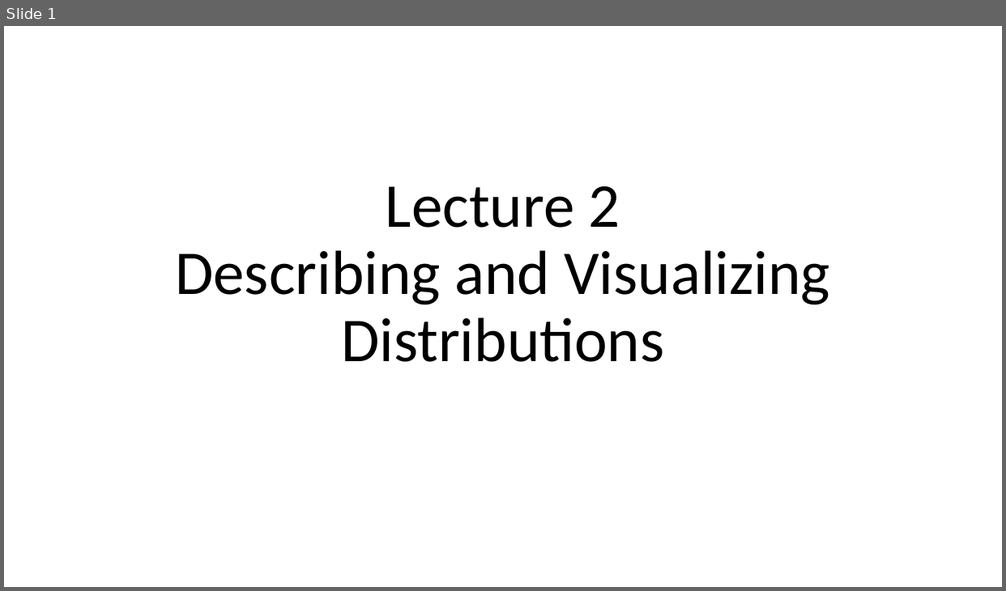
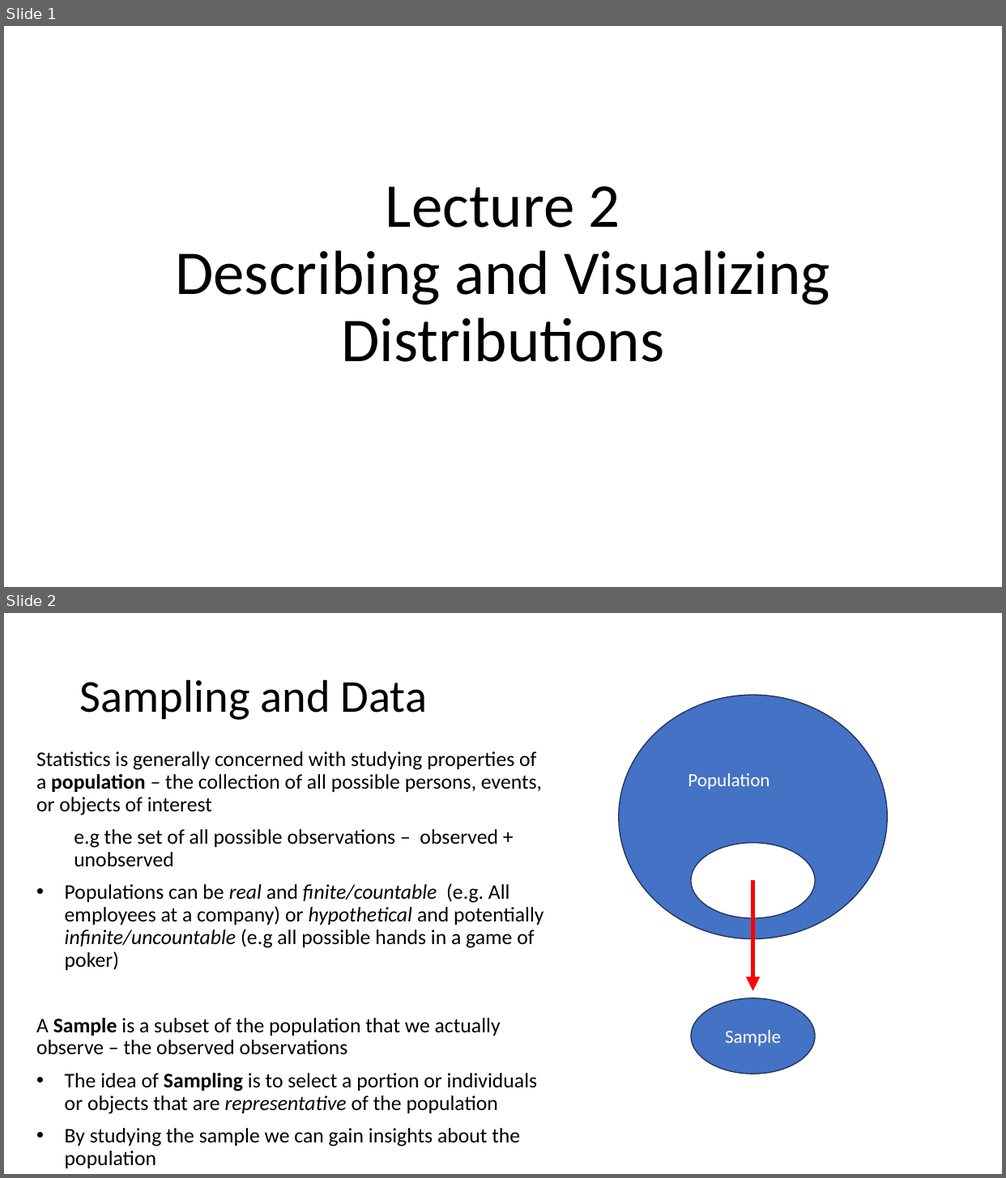
Before and after one commit to Jarred6068/UI_STAT251-03_Spring_2024, a slide deck: docs/lecture_slides/Week 1/Week1_Lecture2_Slides_1_12_2024.pptx. Shown one above the other, each under a label of ours: slide 1 before the commit, slides 1 and 2 after it. The pictures are 1006x591 and 1006x1178 pixels, drawn with LibreOffice and Linux fonts; fonts in the diff are those of the drawing. Boxes give left, top, right and bottom in pixels: in the first picture for what was removed or moved away, otherwise in the second. Text is boxed around its words. In the diff, an @@ line names an element or a change of style, - is before the commit and + after.

Commit message:
updated lecture slides to reflect material that has actually been discussed

```diff
--- a/docs/lecture_slides/Week 1/Week1_Lecture2_Slides_1_12_2024.pptx
+++ b/docs/lecture_slides/Week 1/Week1_Lecture2_Slides_1_12_2024.pptx
@@ slide 2 added at [4, 613, 1002, 1174], background #FFFFFF @@
@@ title added at [80, 679, 428, 720], 44 pt, text #000000 @@
+Sampling and Data
@@ text added at [36, 752, 543, 1169], 20 pt, text #000000 @@
+Statistics is generally concerned with studying properties of a population – the collection of all possible persons, events, or objects of interest
+  e.g the set of all possible observations – observed + unobserved
+• Populations can be real and finite/countable (e.g. All employees at a company) or hypothetical and potentially infinite/uncountable (e.g all possible hands in a game of poker)
+A Sample is a subset of the population that we actually observe – the observed observations
+• The idea of Sampling is to select a portion or individuals or objects that are representative of the population
+• By studying the sample we can gain insights about the population
@@ group added at [619, 695, 888, 1074]: 3 ellipses, 1 text, 1 arrow @@
+Sample
+Population
```
Also in this commit, not shown: 9 other slides added, 14 slides removed, 13 other files.
